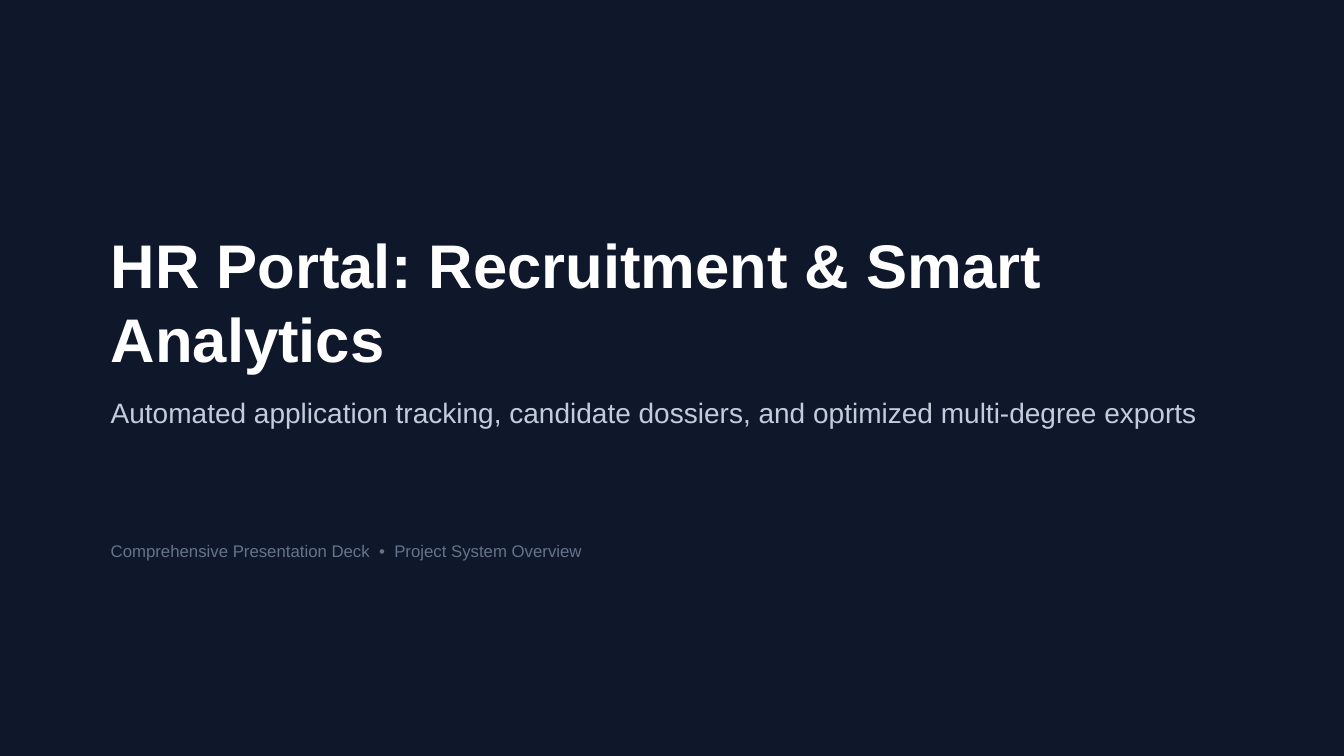
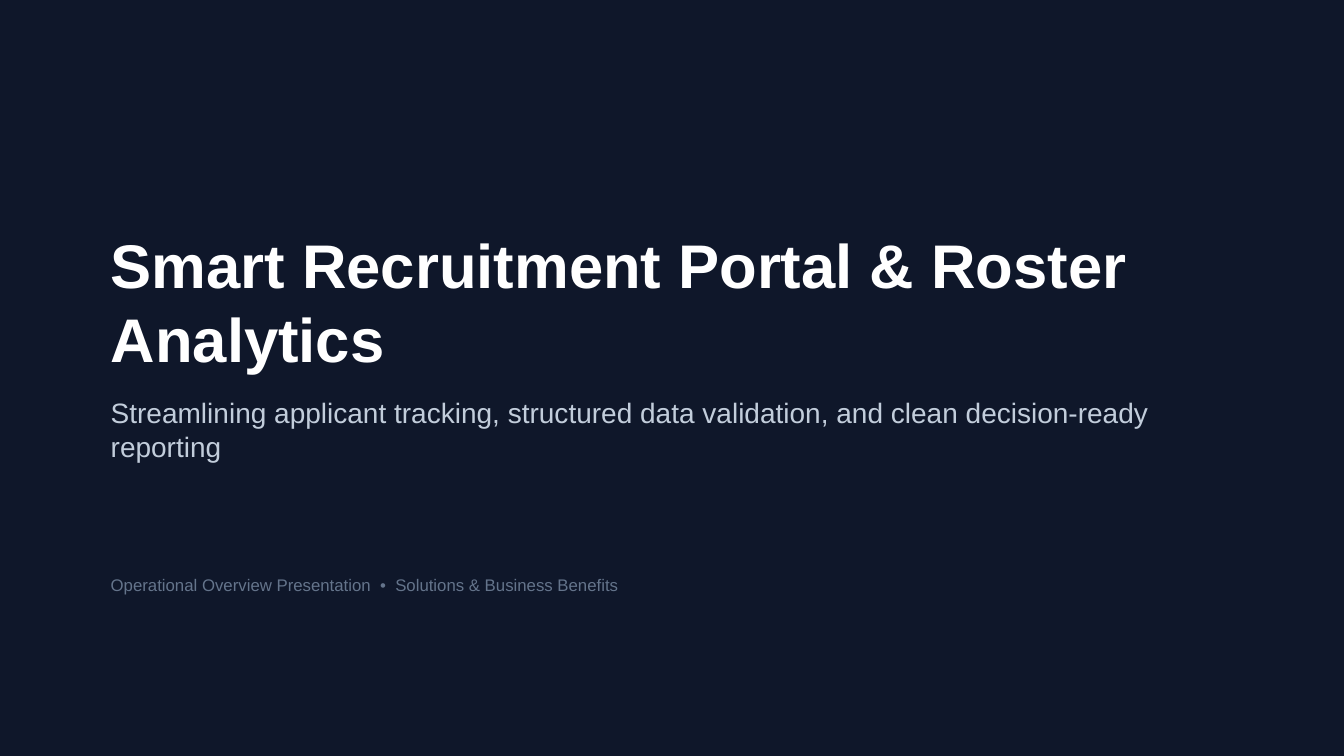
Before and after one commit to aws-ris/HR-Career-Portal, a slide deck: slide 1 of resources/HR_Portal_Presentation.pptx. Drawn at 1344x756 pixels with LibreOffice and Linux fonts; fonts in the diff are those of the drawing. Boxes give left, top, right and bottom in pixels: in the first picture for what was removed or moved away, otherwise in the second. Text is boxed around its words. In the diff, an @@ line names an element or a change of style, - is before the commit and + after.

Commit message:
docs: adjust presentation deck to be business-oriented and non-technical for senior officials

```diff
--- a/resources/HR_Portal_Presentation.pptx
+++ b/resources/HR_Portal_Presentation.pptx
@@ text at (111,243,1148,595): text changed @@
-HR Portal: Recruitment & Smart Analytics
-Automated application tracking, candidate dossiers, and optimized multi-degree exports
-Comprehensive Presentation Deck • Project System Overview
+Smart Recruitment Portal & Roster Analytics
+Streamlining applicant tracking, structured data validation, and clean decision-ready reporting
+Operational Overview Presentation • Solutions & Business Benefits
```
Also in this commit, not shown: 3 other slides changed, 3 slides added, 4 slides removed.
